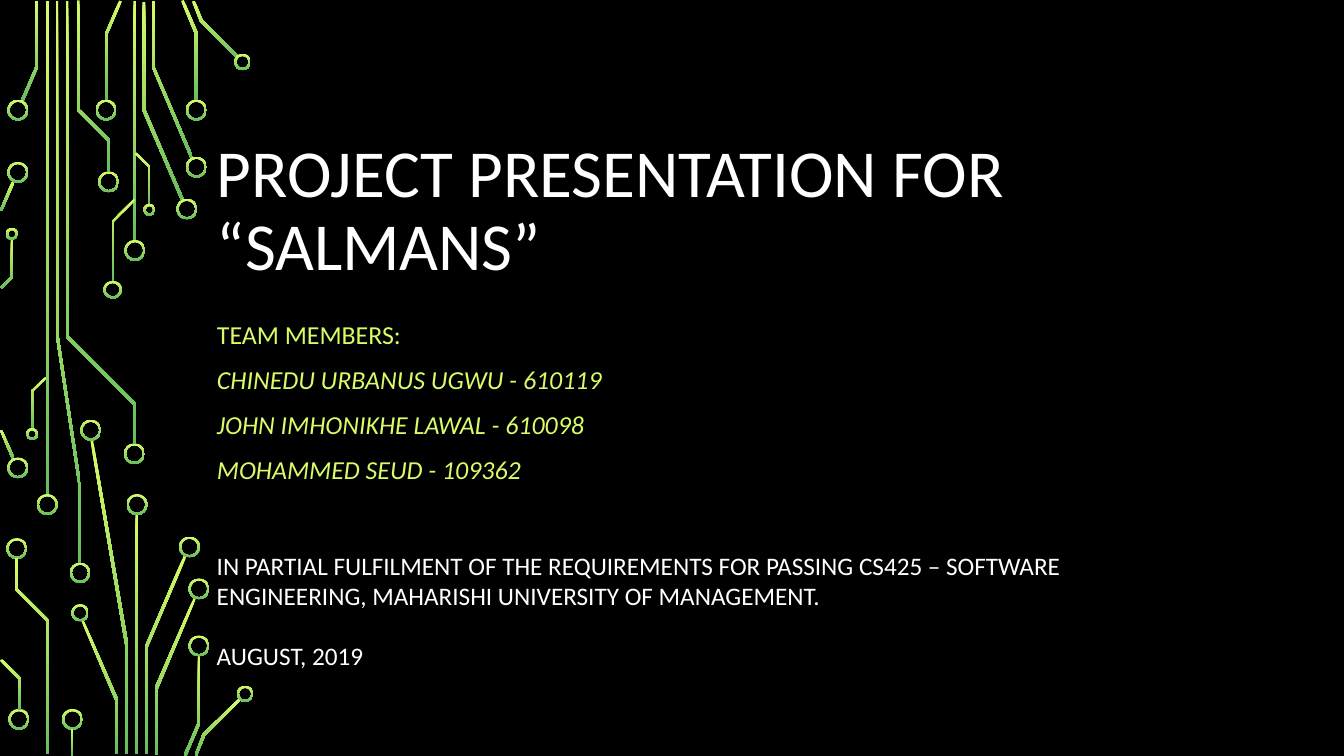
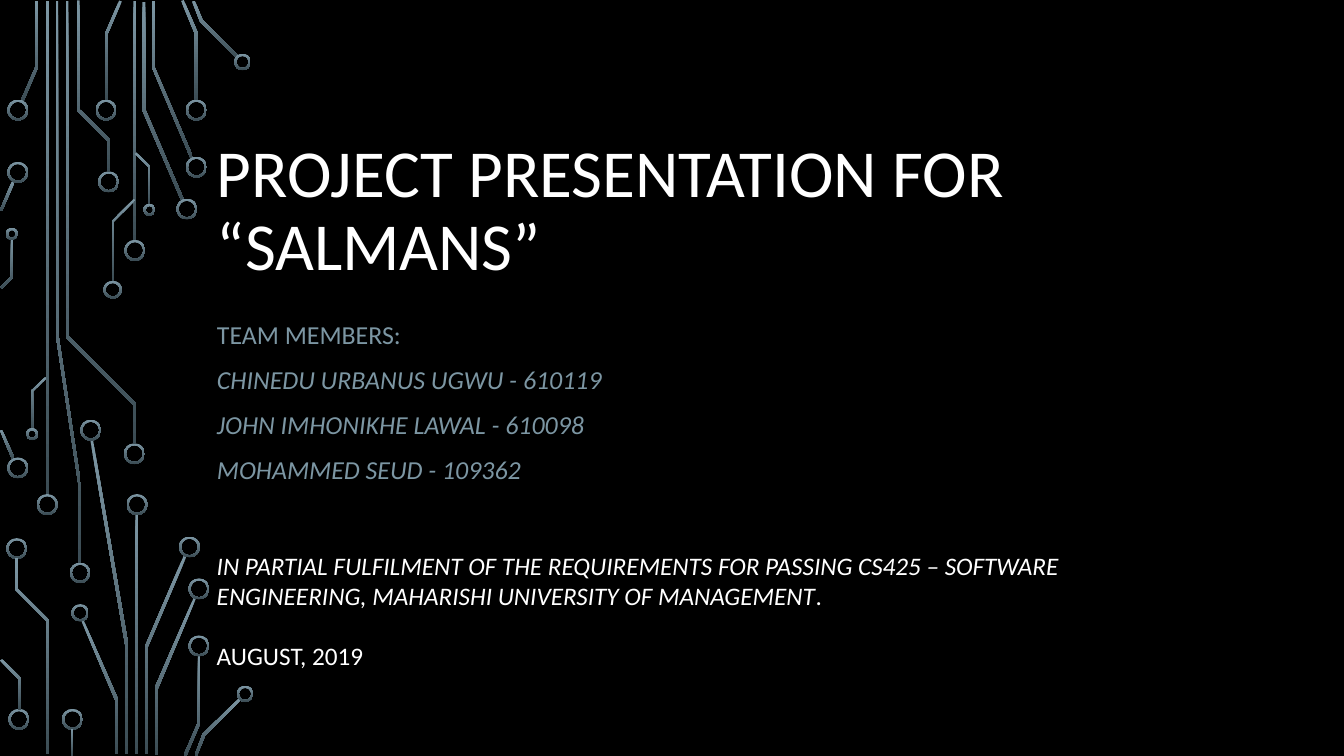
Before and after one commit to JohnLawal/SALMANS, a slide deck: slide 1 of Technical Documentation/projectpresentation.pptx. Drawn at 1344x756 pixels with LibreOffice and Linux fonts; fonts in the diff are those of the drawing; background and template pictures are left out. Boxes give left, top, right and bottom in pixels: in the first picture for what was removed or moved away, otherwise in the second. Text is boxed around its words. In the diff, an @@ line names an element or a change of style, - is before the commit and + after.

```diff
--- a/Technical Documentation/projectpresentation.pptx
+++ b/Technical Documentation/projectpresentation.pptx
@@ fill gradient #D8FC68 to #66BD5F to gradient #7C96A3 to #3B4C54 in 54 elements at (124, 240, 145, 261), (124, 444, 145, 465), (45, 1, 48, 495), (36, 494, 57, 515), (21, 1, 38, 101), (142, 2, 184, 201), (176, 199, 198, 220), (152, 1, 194, 158), (181, 0, 199, 101), (186, 156, 207, 177), (186, 100, 207, 121), (193, 1, 239, 58), (234, 53, 252, 70), (105, 1, 122, 101), (96, 100, 117, 121), (98, 171, 119, 193), (82, 620, 119, 754), (72, 604, 89, 621), (7, 100, 28, 121), (0, 430, 15, 459), (7, 458, 28, 479), (0, 181, 15, 212), (7, 162, 28, 184), (77, 1, 111, 172), (6, 538, 27, 560), (15, 558, 48, 753), (62, 709, 83, 730), (71, 729, 74, 756), (8, 709, 29, 730), (0, 659, 21, 711), (112, 199, 135, 282), (104, 281, 122, 299), (66, 1, 136, 445), (135, 152, 151, 205), (143, 204, 155, 216), (31, 377, 47, 430), (26, 429, 38, 441), (1, 239, 13, 288), (6, 228, 18, 240), (135, 514, 138, 755), (145, 556, 187, 754), (127, 494, 148, 515), (91, 440, 129, 755), (81, 419, 102, 441), (179, 536, 201, 558), (155, 598, 197, 755), (184, 655, 201, 756), (189, 579, 210, 600), (189, 635, 210, 656), (195, 698, 241, 756), (237, 686, 254, 702), (55, 1, 82, 564), (70, 563, 90, 583), (133, 1, 136, 242) @@
@@ subtitle "TEAM MEMBERS:" at (217, 327, 602, 479): text colour #D8FC68 to #7C96A3 @@
@@ text at (217, 558, 1059, 608): italic on in "IN PARTIAL FULFILMENT OF THE REQUIREMENTS FOR ..." @@
```
Also in this commit, not shown: 4 slides added, 2 slides removed, 3 other files.
